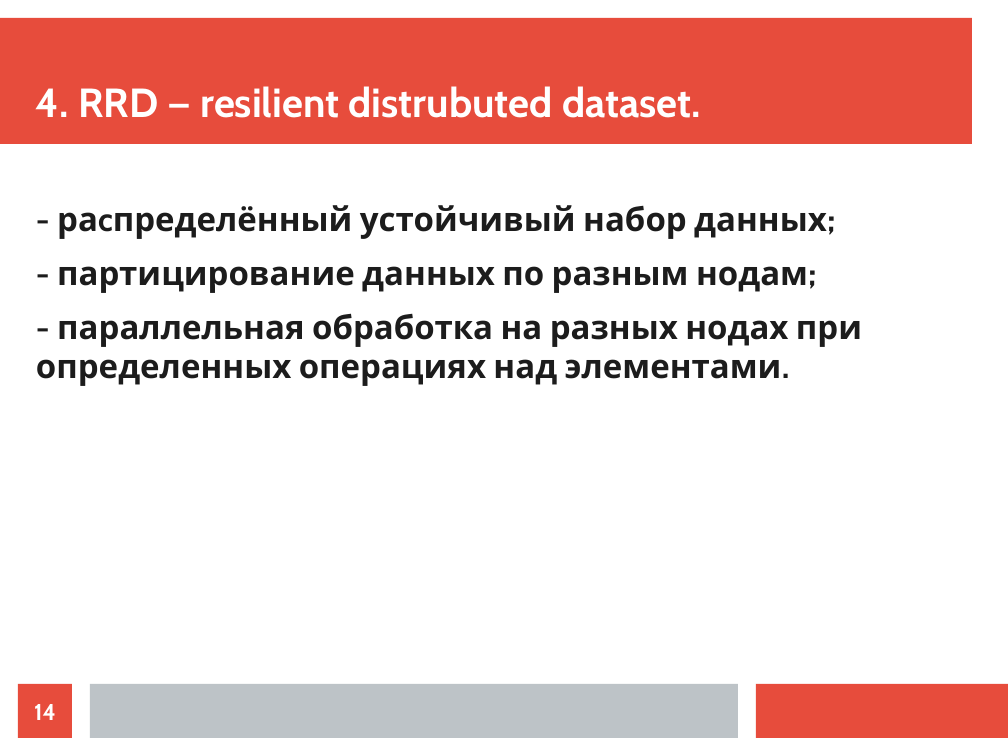
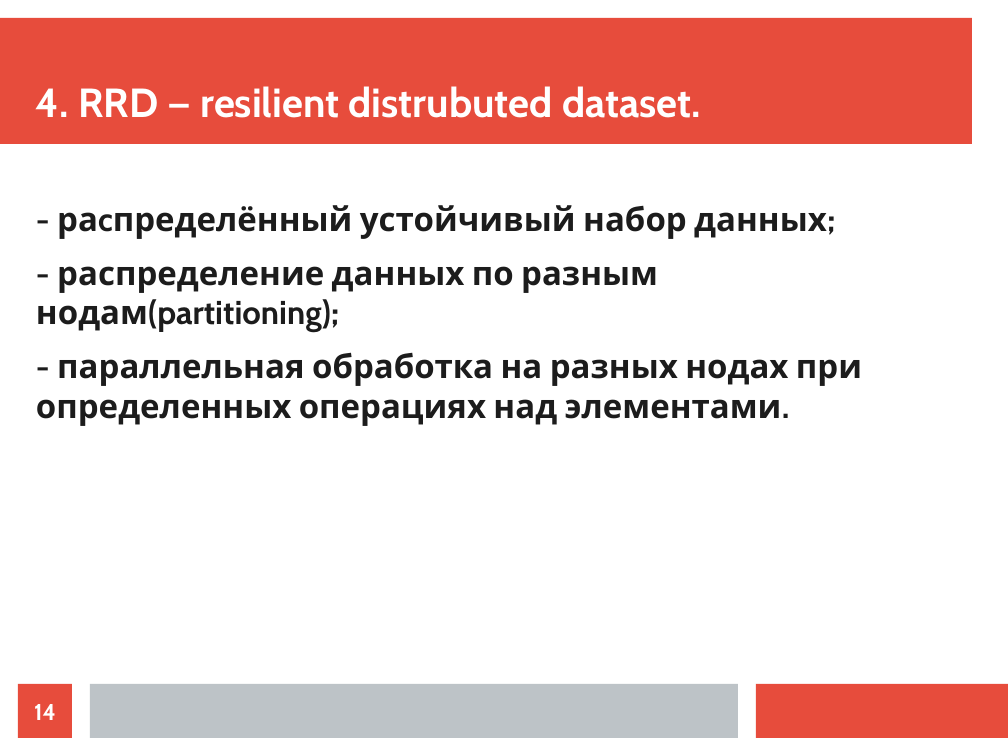
Before and after one commit to ilya1st/spark-samples, a slide deck: slide 14 of report_plan/report.odp. Drawn at 1008x756 pixels with LibreOffice and Linux fonts; fonts in the diff are those of the drawing. Boxes give left, top, right and bottom in pixels: in the first picture for what was removed or moved away, otherwise in the second. Text is boxed around its words. In the diff, an @@ line names an element or a change of style, - is before the commit and + after.

```diff
--- a/report_plan/report.odp
+++ b/report_plan/report.odp
@@ text at <box>36,266,658,332</box>: text changed @@
-- партицирование данных по разным нодам;
+- распределение данных по разным нодам(partitioning);
```
Also in this commit, not shown: 2 other slides changed, 3 slides added, 3 slides removed, 2 other files.
